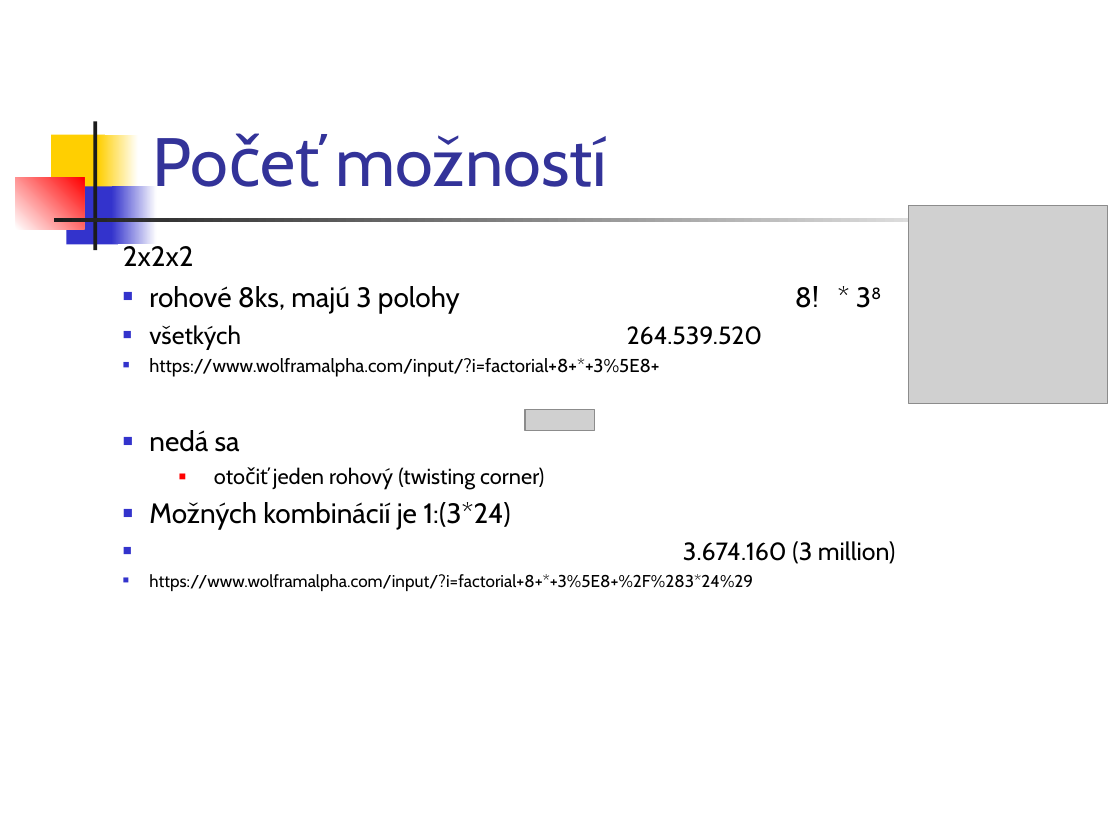
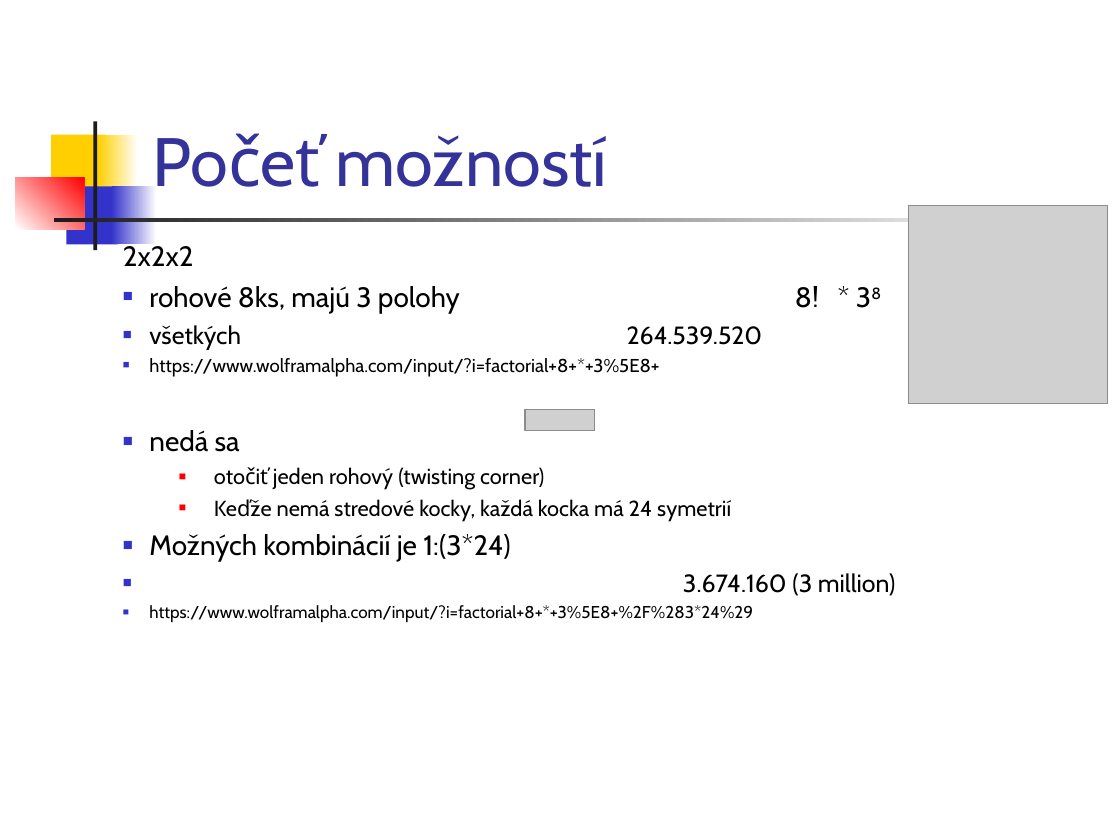
Before and after one commit to paradigmy/Kod, a slide deck: slide 5 of CV09/Rubik.ppt. Drawn at 1120x840 pixels with LibreOffice and Linux fonts; fonts in the diff are those of the drawing; grey boxes stand for pictures. Boxes give left, top, right and bottom in pixels: in the first picture for what was removed or moved away, otherwise in the second. Text is boxed around its words. In the diff, an @@ line names an element or a change of style, - is before the commit and + after.

```diff
--- a/CV09/Rubik.ppt
+++ b/CV09/Rubik.ppt
@@ text at [277,499,731,521]: paragraph added @@
+  ■ Keďže nemá stredové kocky, každá kocka má 24 symetrií
```
Also in this commit, not shown: 10 other slides changed, 1 other file.
